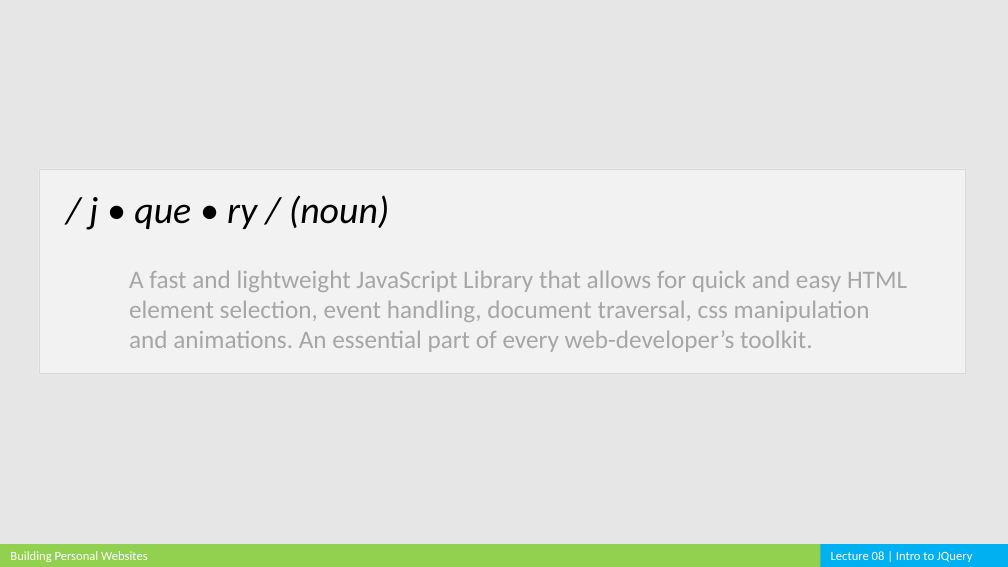
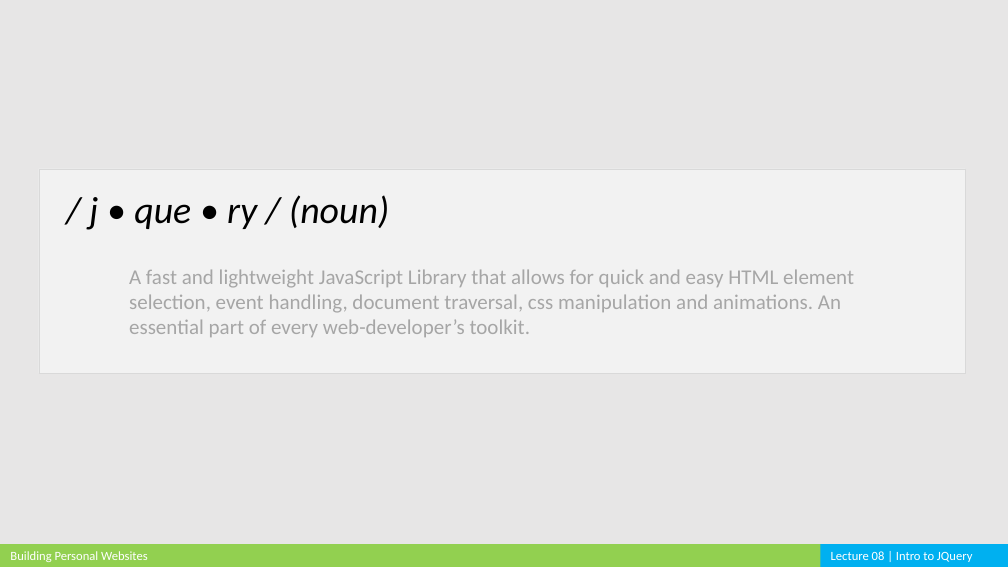
Before and after one commit to cardadfar/stuco_webdev_website, a slide deck: slide 12 of assets/lectures/BPW_Lecture_08.pptx. Drawn at 1008x567 pixels with LibreOffice and Linux fonts; fonts in the diff are those of the drawing. Boxes give left, top, right and bottom in pixels: in the first picture for what was removed or moved away, otherwise in the second. Text is boxed around its words. In the diff, an @@ line names an element or a change of style, - is before the commit and + after.

```diff
--- a/assets/lectures/BPW_Lecture_08.pptx
+++ b/assets/lectures/BPW_Lecture_08.pptx
@@ text "A fast and lightweight JavaScript ..." at (x1=129, y1=269, x2=854, y2=337): size 24 to 20 pt @@
```
Also in this commit, not shown: 2 other slides changed, 19 other files.
